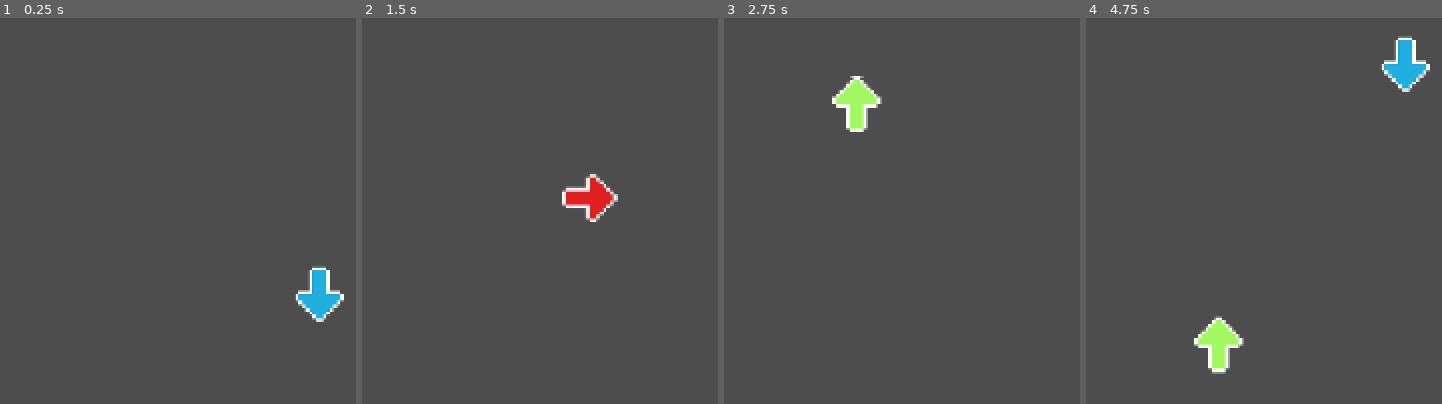
Above: before the commit, frames 1-4 (left to right).
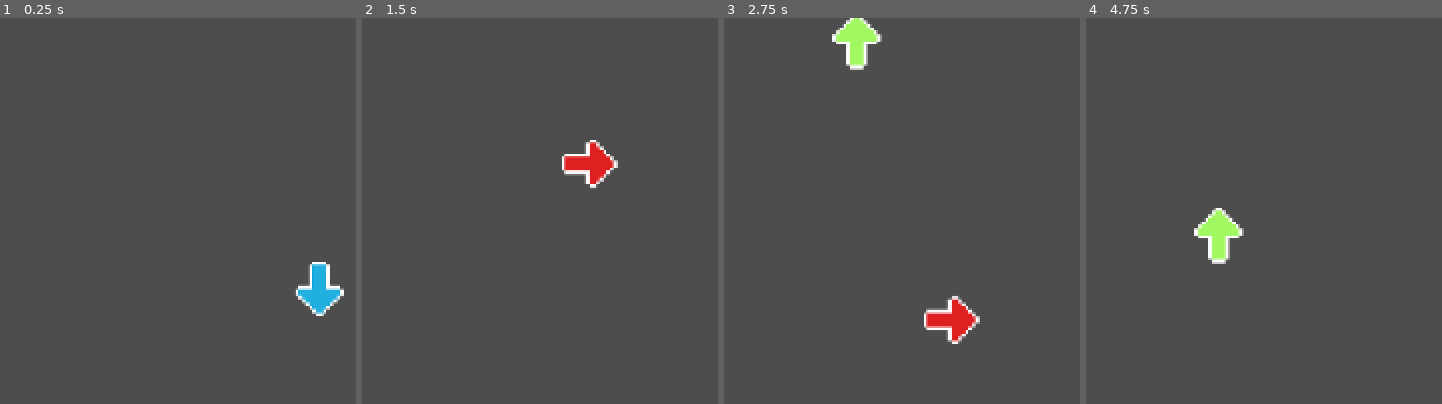
Above: after the commit, the same moments.

Repository: Infernape333/JRPG_Core
Game: Godot game, scene res://Cenas/fila_de_setas.tscn
Same seed, same stepped clock (60 frames per second), same inputs: the game is played once before the commit and once after it. This scene is started directly instead of the project's main scene. Sound files missing from this copy of the repository are replaced by a short silence.
Inputs:
- Up to frame 1 (0.25 s): no input
- Up to frame 2 (1.5 s): hold D (Direita) 0.53-1.28 s; hold E (Interacao) 0.53-1.28 s; hold S (Baixo) from 1.28 s (still down); tap E (Interacao) at 1.35 s
- Up to frame 3 (2.75 s): release S (Baixo) at 2.03 s; hold D (Direita) from 2.03 s (still down); hold E (Interacao) from 2.03 s (still down)
- Up to frame 4 (4.75 s): release D (Direita) at 2.78 s; release E (Interacao) at 2.78 s; hold W (Cima) 2.78-3.53 s; tap E (Interacao) at 2.85, 4.35 s; hold E (Interacao) 3.53-4.28 s; hold A (Esquerda) from 3.53 s (still down)

The runs differ from the first frame. In frame 1, 0.7% of the frame differs, in the area x 83-97%, y 63-79%; in frame 2, 2.1%; in frame 3, 3.4%; in frame 4, 3.4%, in the area x 30-97%, y 4-93%.

Commit message:
BPM

Diff:
--- a/Scripts/fila_de_setas.gd
+++ b/Scripts/fila_de_setas.gd
@@ -4,7 +4,7 @@
 @export var spawn_y = 250
 @export var spawn_x_positions = [254, 321, 388, 455]
 @export var base_arrow_speed = 100  # Base speed
-@export var bpm = 65  # BPM da música
+@export var bpm = 70  # BPM da música
 @export var max_arrows = 8  # Número máximo de setas por sequência
 @export var target_y_position = 50  # Posição onde a seta deve ser clicada
 @export var music_player: AudioStreamPlayer  # Referência ao player de música
